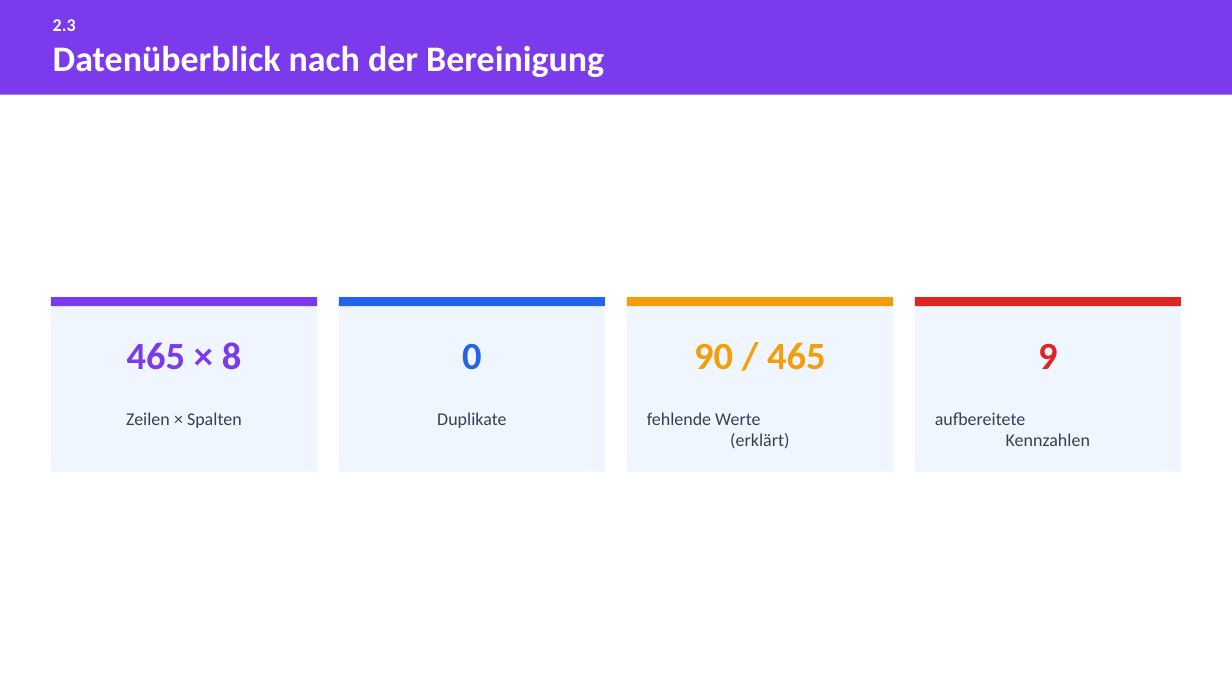
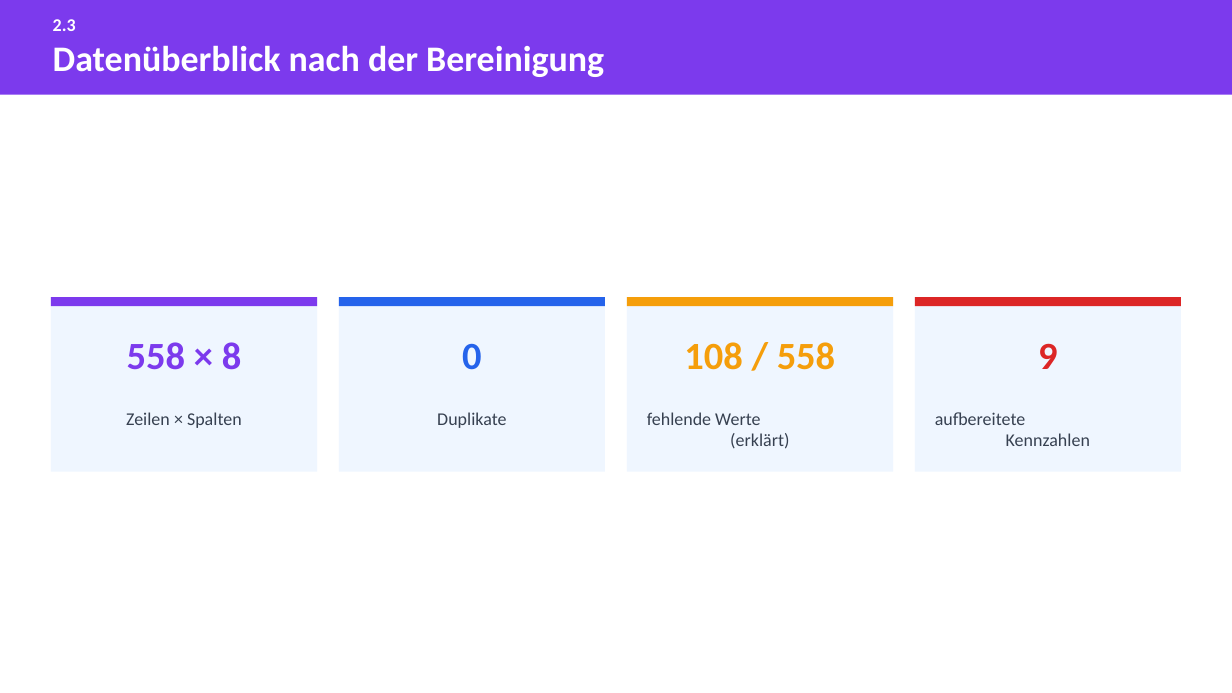
Before and after one commit to eufunk/arbeitsmarkt-regensburg, a slide deck: slide 9 of Dok/Projektpraesentation.pptx. Drawn at 1232x693 pixels with LibreOffice and Linux fonts; fonts in the diff are those of the drawing. Boxes give left, top, right and bottom in pixels: in the first picture for what was removed or moved away, otherwise in the second. Text is boxed around its words. In the diff, an @@ line names an element or a change of style, - is before the commit and + after.

```diff
--- a/Dok/Projektpraesentation.pptx
+++ b/Dok/Projektpraesentation.pptx
@@ text at (x1=127, y1=342, x2=241, y2=370): text changed @@
-465 × 8
+558 × 8
@@ text at (x1=684, y1=342, x2=835, y2=370): text changed @@
-90 / 465
+108 / 558
```
Also in this commit, not shown: 10 other slides changed, 9 slides added, 21 other files.
